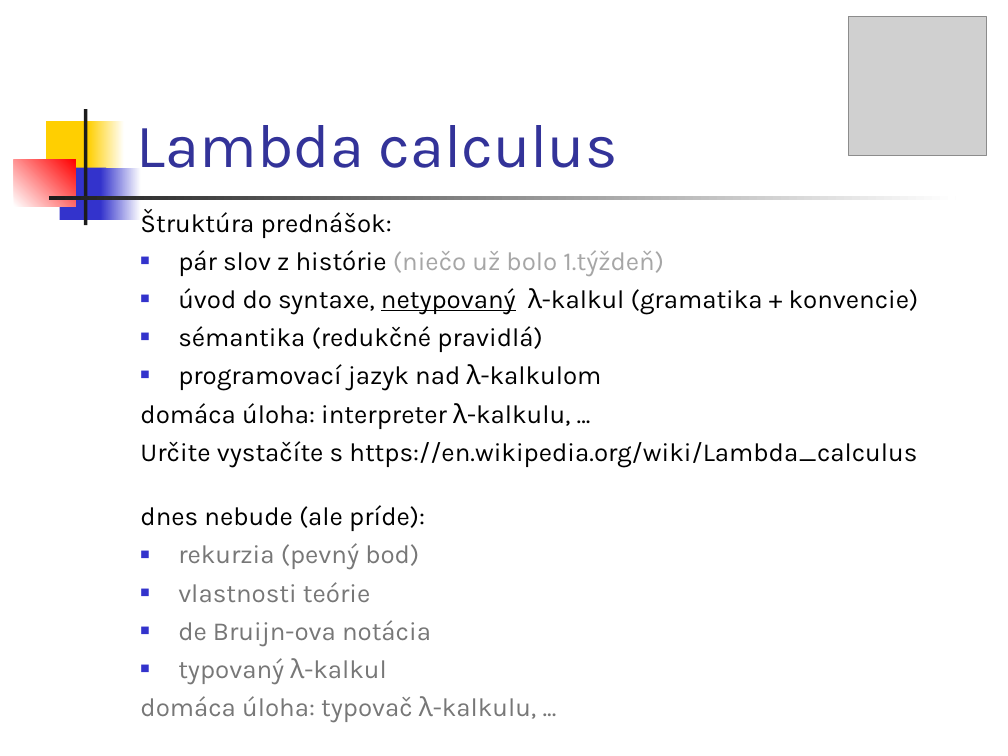
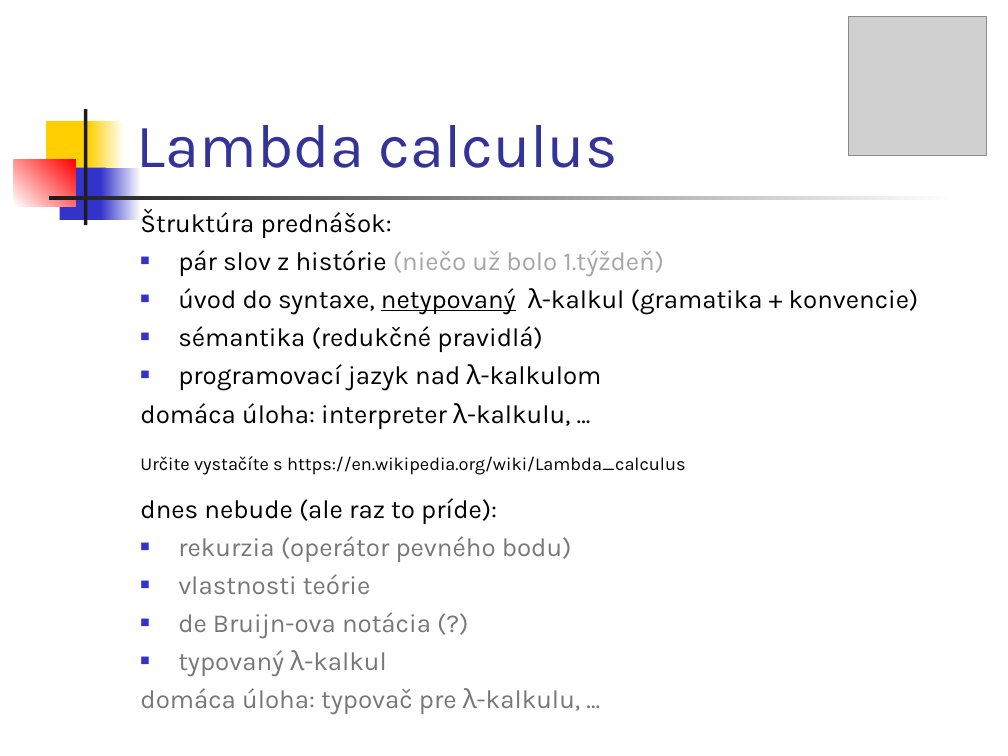
Before and after one commit to Funkcionalne/Prednasky, a slide deck: slide 2 of 05/05_fpro.ppt (slide 3 before the commit). Drawn at 1008x756 pixels with LibreOffice and Linux fonts; fonts in the diff are those of the drawing; grey boxes stand for pictures. Boxes give left, top, right and bottom in pixels: in the first picture for what was removed or moved away, otherwise in the second. Text is boxed around its words. In the diff, an @@ line names an element or a change of style, - is before the commit and + after.

```diff
--- a/05/05_fpro.ppt
+++ b/05/05_fpro.ppt
@@ text at (140, 456, 686, 475): size 18.5 to 12.9 pt in "Určite vystačíte s https://en.wikipedia.org/wiki/Lambda_calc ..."; less space between paragraphs @@
@@ text at (140, 498, 572, 562): text changed; text colour #000000 to #777777 @@
-dnes nebude (ale príde):
-■ rekurzia (pevný bod)
+dnes nebude (ale raz to príde):
+■ rekurzia (operátor pevného bodu)
@@ text at (178, 612, 431, 639): text changed @@
-■ de Bruijn-ova notácia
+■ de Bruijn-ova notácia (?)
@@ text at (140, 688, 581, 715): text changed @@
-domáca úloha: typovač λ-kalkulu, ...
+domáca úloha: typovač pre λ-kalkulu, ...
```
Also in this commit, not shown: 4 other slides changed, 1 slide removed, 2 other files.
